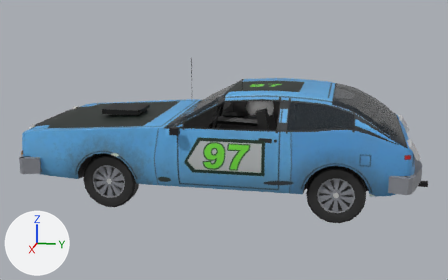
The glTF model public/cars/field/models/97.glb: old version first, new version second.
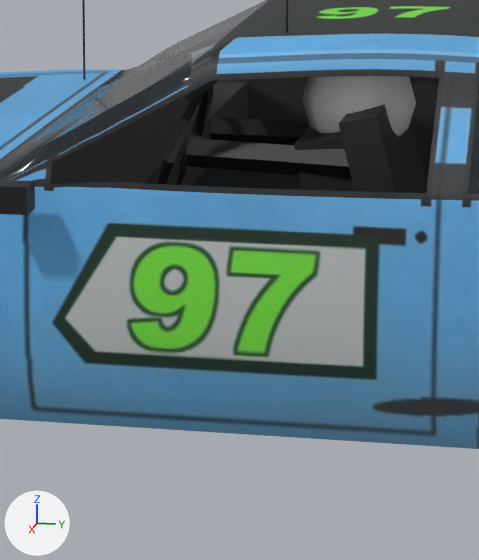
Each version appears first whole from a 50 mm lens placed at (6.76, 1.25, 2.31), pointed at (0.03, -0.09, 0.62), and next in a close-up on the part from 38% to 65% of the width and 29% to 79% of the height. The lights are fixed; the arrows at lower left show +X, +Y and +Z. The first two pictures are the older version. Vertices at exactly the same position are counted once.

In view in the first close-up: 'body'.
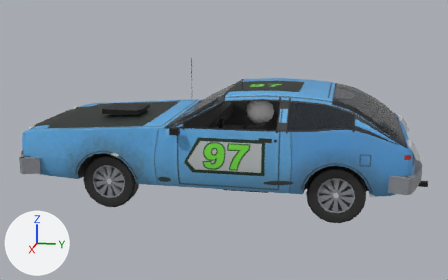
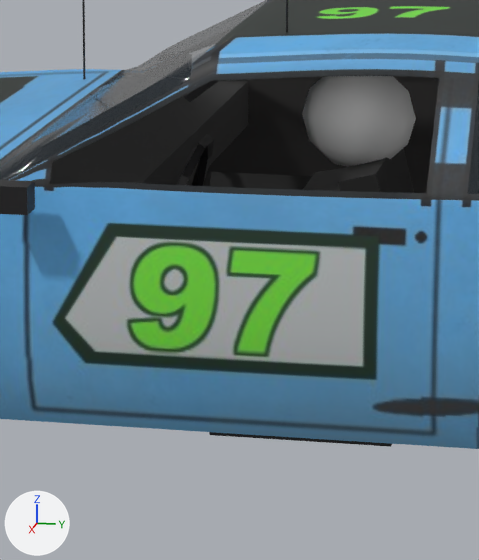
Scene script edits in JSON lines:
```json
{"block": "me_body_mesh", "where": "# used by ob_body; location = (0.0, 0.0, 0.0)"}
{"op": "remove", "block": "me_body_mesh", "code": "me_body_mesh.from_pydata(...)  # 3586 vertices, 6486 faces; spans x -0.98..0.98, y -2.3..2.11, z 0.27..1.47"}
{"op": "add", "block": "me_body_mesh", "code": "me_body_mesh.from_pydata(...)  # 3586 vertices, 6486 faces; spans x -0.98..0.98, y -2.3..2.11, z 0.22..1.47"}
{"block": "me_body_mesh", "change": "me_body_mesh part 1: the loose piece of 42 vertices spanning x 0.23..0.49, y 0.21..0.51, z 0.94..1.22 is moved by (0.0, 0.0, -0.04)"}
{"block": "me_body_mesh", "change": "me_body_mesh part 2: 187 of 3586 vertices moved; they spanned x -0.83..0.83, y -0.55..0.66, z 0.37..1.23 and now span x -0.83..0.83, y -0.55..0.66, z 0.22..1.23; mean shift (0.0, 0.0, -0.07); largest move (0.8, -0.55, 0.77) -> (-0.52, 0.56, 1.22)"}
```

Location of each change, [x1, y1, x2, y2] in pixels of the close-ups (479 x 560 px; the box of a moved part takes in the faces that stretch with it):
```json
{"part": 1, "of": "me_body_mesh", "change": "moved or reshaped", "before": [302, 76, 416, 136], "after": [302, 76, 416, 167]}
{"part": 2, "of": "me_body_mesh", "change": "moved or reshaped", "before": [51, 78, 439, 193], "after": [177, 92, 414, 447], "on screen": "mostly hidden afterwards"}
```
